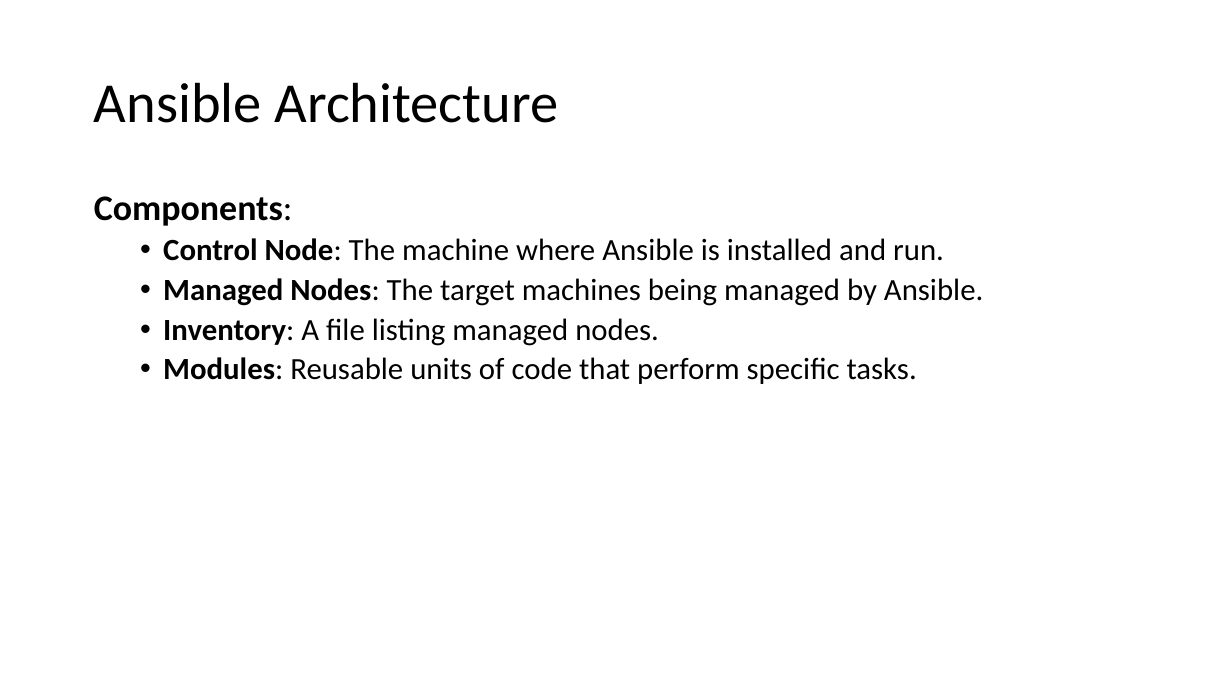
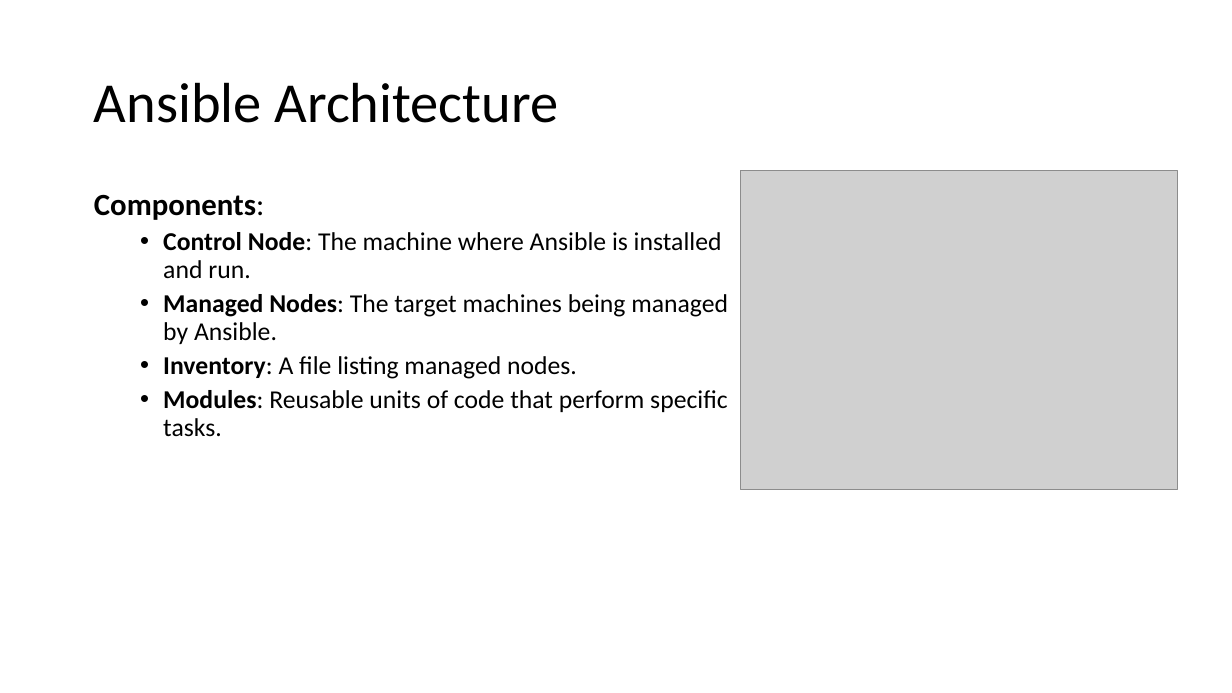
Before and after one commit to abirbandy/ansible-study-material, a slide deck: slide 5 of Introduction to Ansible.pptx. Drawn at 1232x693 pixels with LibreOffice and Linux fonts; fonts in the diff are those of the drawing; grey boxes stand for pictures. Boxes give left, top, right and bottom in pixels: in the first picture for what was removed or moved away, otherwise in the second. Text is boxed around its words. In the diff, an @@ line names an element or a change of style, - is before the commit and + after.

```diff
--- a/Introduction to Ansible.pptx
+++ b/Introduction to Ansible.pptx
@@ picture added at box(740, 171, 1178, 490) @@
@@ text "Components:" at box(94, 194, 728, 437): size 28 to 24 pt in "Components:"; size 24 to 20 pt @@
```
Also in this commit, not shown: 4 other slides changed, 19 slides added, 1 slide removed.
